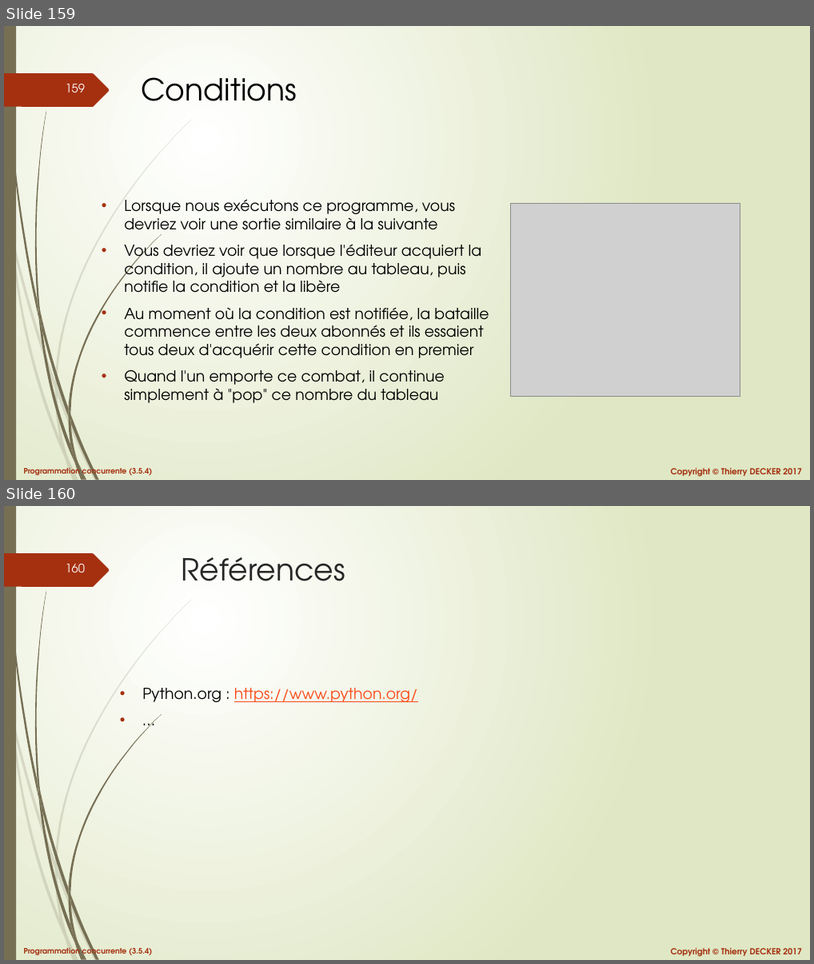
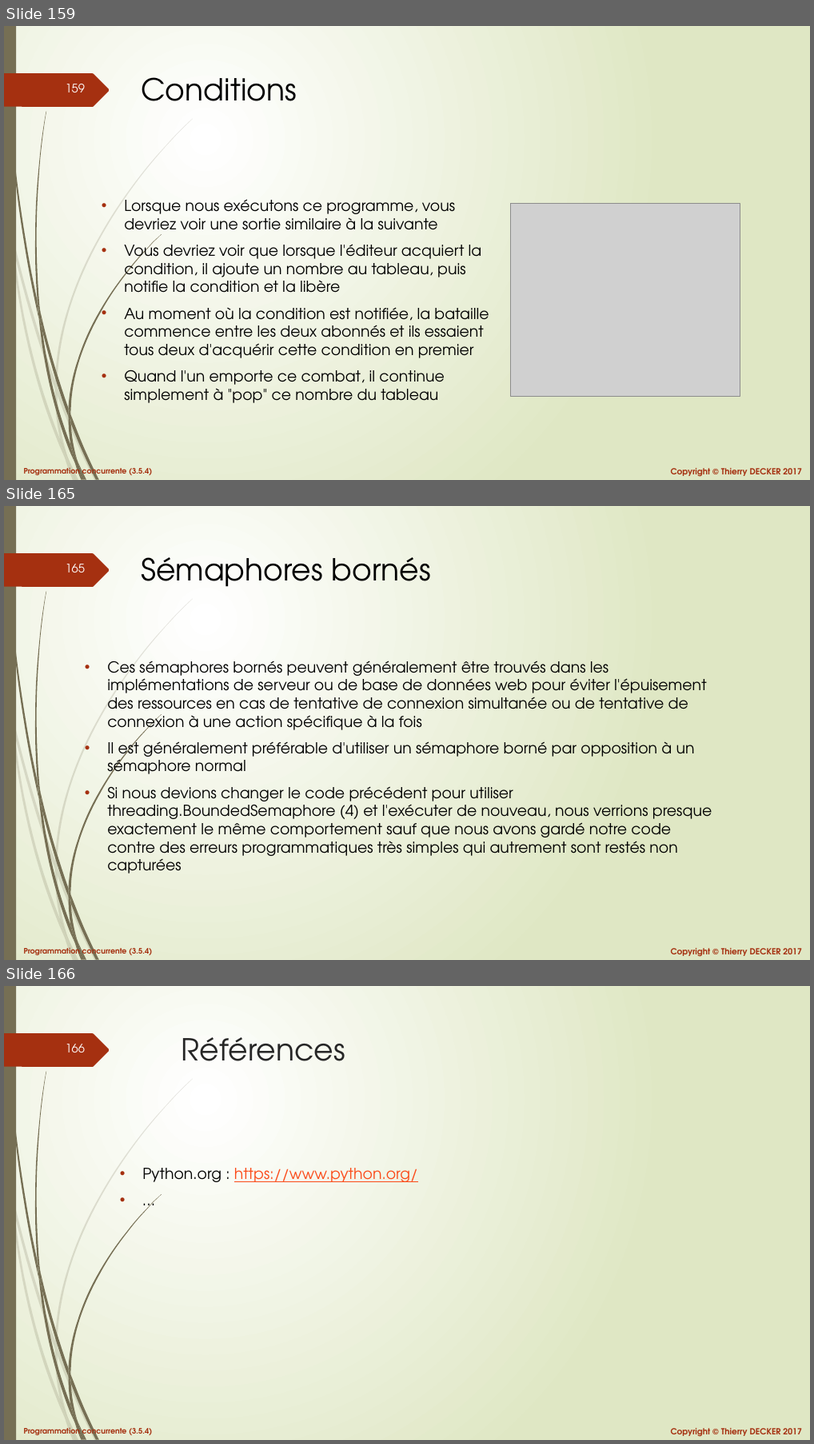
Before and after one commit to VikmanTheRacoon/learning-python, a slide deck: documentations/python-concurrency.pptx. Shown one above the other, each under a label of ours: slides 159 and 160 before the commit, slides 159, 165 and 166 after it; the slides between them are not shown. The pictures are 814x964 and 814x1444 pixels, drawn with LibreOffice and Linux fonts; fonts in the diff are those of the drawing; grey boxes stand for pictures. Boxes give left, top, right and bottom in pixels: in the first picture for what was removed or moved away, otherwise in the second. Text is boxed around its words. In the diff, an @@ line names an element or a change of style, - is before the commit and + after.

```diff
--- a/documentations/python-concurrency.pptx
+++ b/documentations/python-concurrency.pptx
@@ slide 165 added at box(4, 506, 810, 960), background gradient #FFFFFF to #DFE8C4; not listed: 27 template elements that a slide beside it also shows @@
@@ title added at box(141, 557, 430, 587), 36 pt, text #000000 @@
+Sémaphores bornés
@@ text added at box(107, 660, 713, 873), 18 pt, text #000000 @@
+• Ces sémaphores bornés peuvent généralement être trouvés dans les implémentations de serveur ou de base de données web pour éviter l'épuisement des ressources en cas de tentative de connexion simultanée ou de tentative de connexion à une action spécifique à la fois
+• Il est généralement préférable d'utiliser un sémaphore borné par opposition à un sémaphore normal
+• Si nous devions changer le code précédent pour utiliser threading.BoundedSemaphore (4) et l'exécuter de nouveau, nous verrions presque exactement le même comportement sauf que nous avons gardé notre code contre des erreurs programmatiques très simples qui autrement sont restés non capturées
@@ what was slide 160 is now slide 166 @@
@@ page number at box(66, 1044, 85, 1052): text changed @@
-160
+166
```
Also in this commit, not shown: 5 other slides added, 1 other file.
